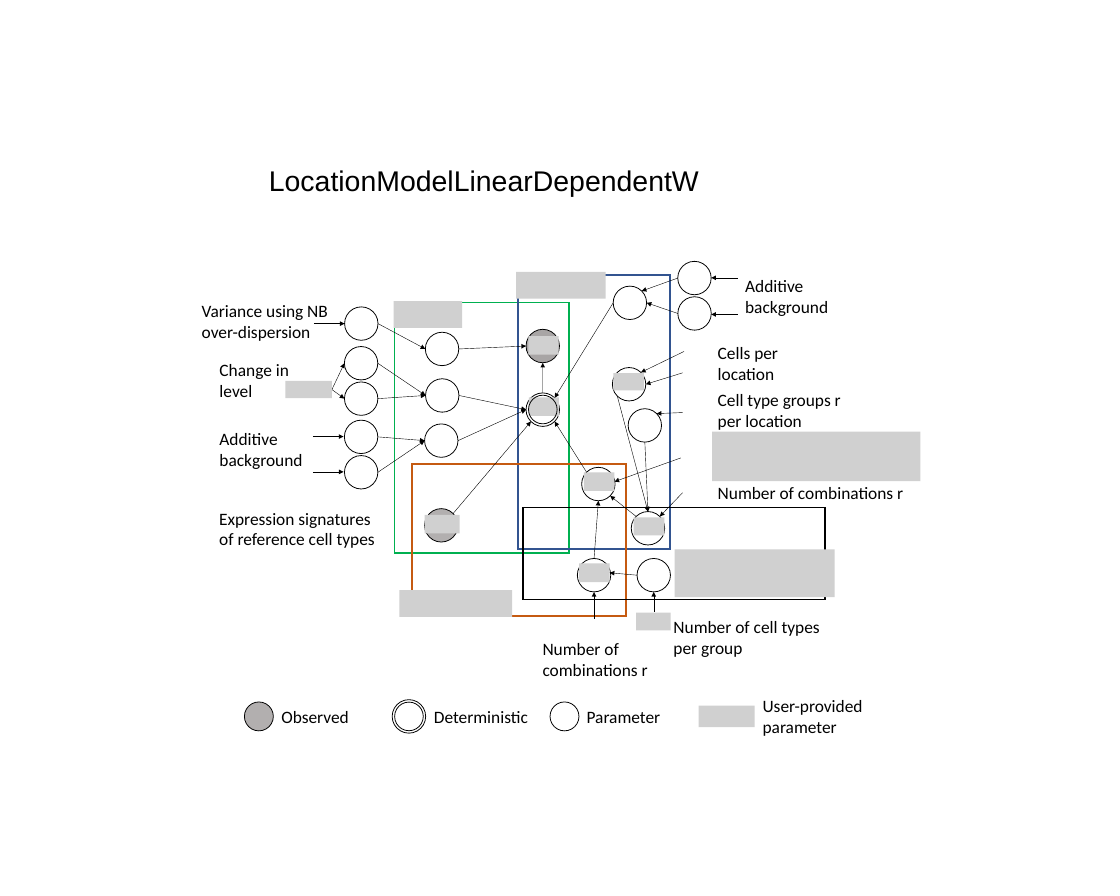
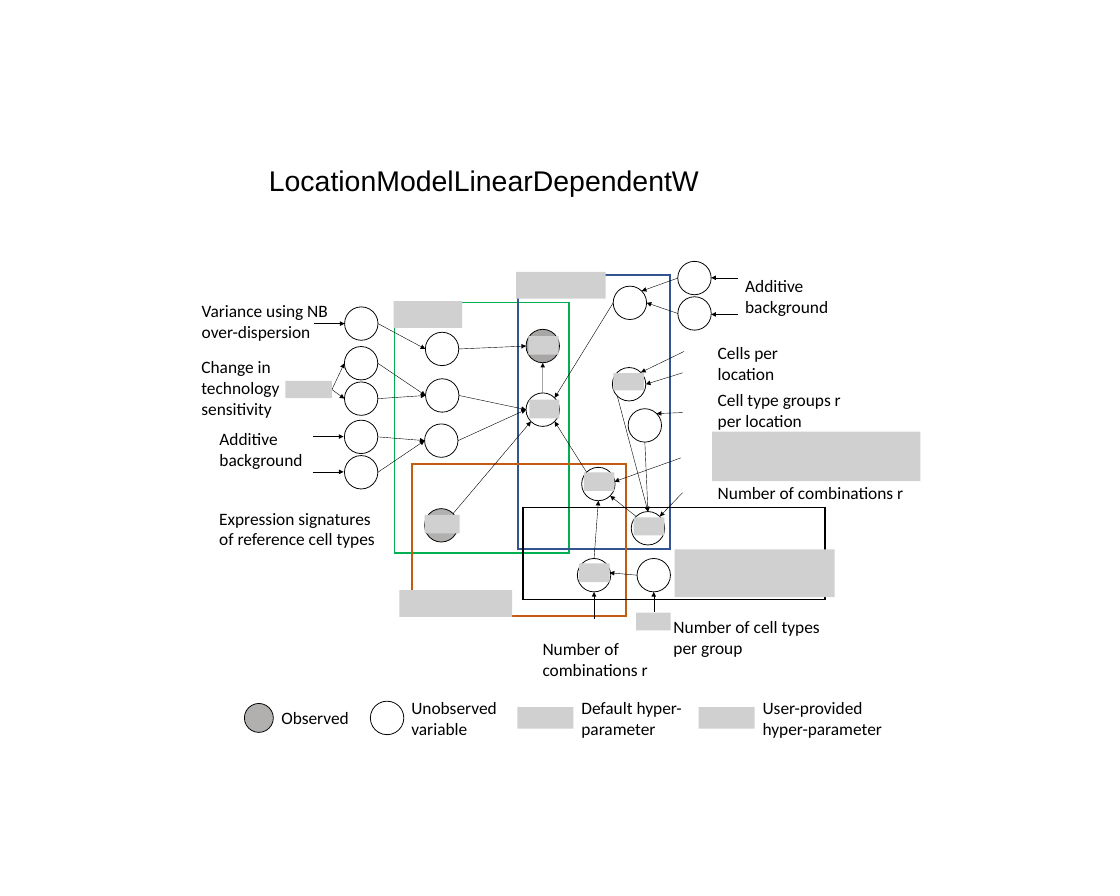
Before and after one commit to vitkl/cell2location_paper, a slide deck: slide 1 of images/LocationModelLinearDependentW.pptx. Drawn at 1120x896 pixels with LibreOffice and Linux fonts; fonts in the diff are those of the drawing; grey boxes stand for pictures; background and template pictures are left out. Boxes give left, top, right and bottom in pixels: in the first picture for what was removed or moved away, otherwise in the second. Text is boxed around its words. In the diff, an @@ line names an element or a change of style, - is before the commit and + after.

```diff
--- a/images/LocationModelLinearDependentW.pptx
+++ b/images/LocationModelLinearDependentW.pptx
@@ text at (x1=201, y1=361, x2=279, y2=418): text changed @@
-Change in level
+Change in technology sensitivity
@@ ellipse removed at (x1=528, y1=395, x2=557, y2=424) @@
@@ ellipse moved from (x1=392, y1=700, x2=425, y2=733) to (x1=370, y1=701, x2=404, y2=734) @@
@@ ellipse removed at (x1=395, y1=702, x2=423, y2=730) @@
@@ text at (x1=411, y1=702, x2=496, y2=735): text changed @@
-Deterministic
+Unobserved variable
@@ picture added at (x1=517, y1=707, x2=573, y2=729) @@
@@ ellipse removed at (x1=550, y1=702, x2=579, y2=731) @@
@@ text at (x1=581, y1=702, x2=682, y2=738): text changed @@
-Parameter
+Default hyper-parameter
@@ text at (x1=763, y1=702, x2=882, y2=738): text changed @@
-User-provided parameter
+User-provided hyper-parameter
```
Also in this commit, not shown: 1 other file.
